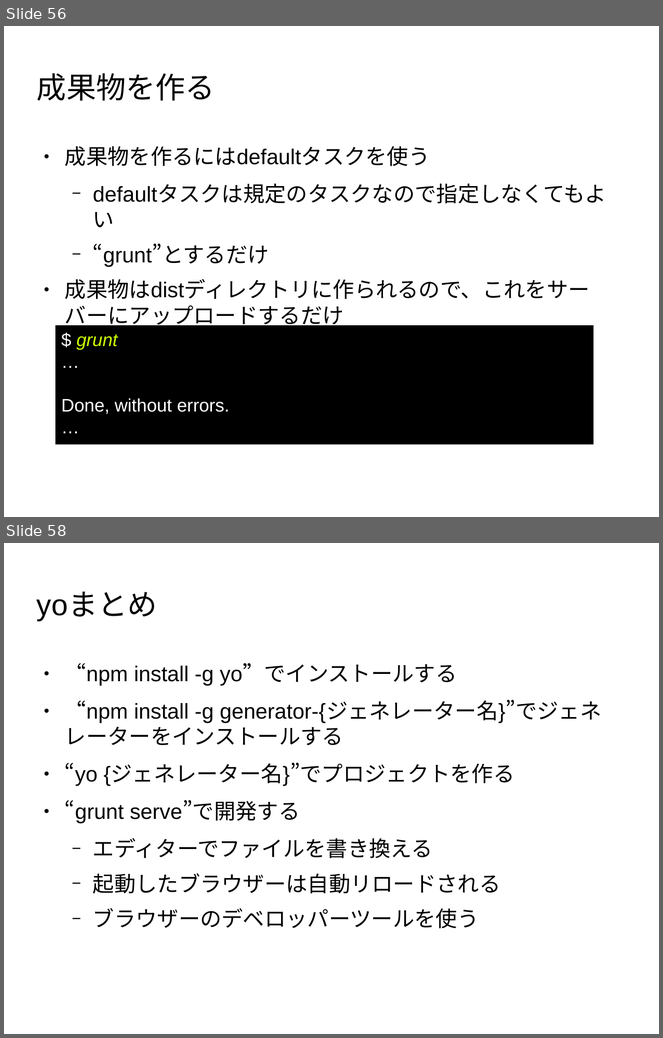
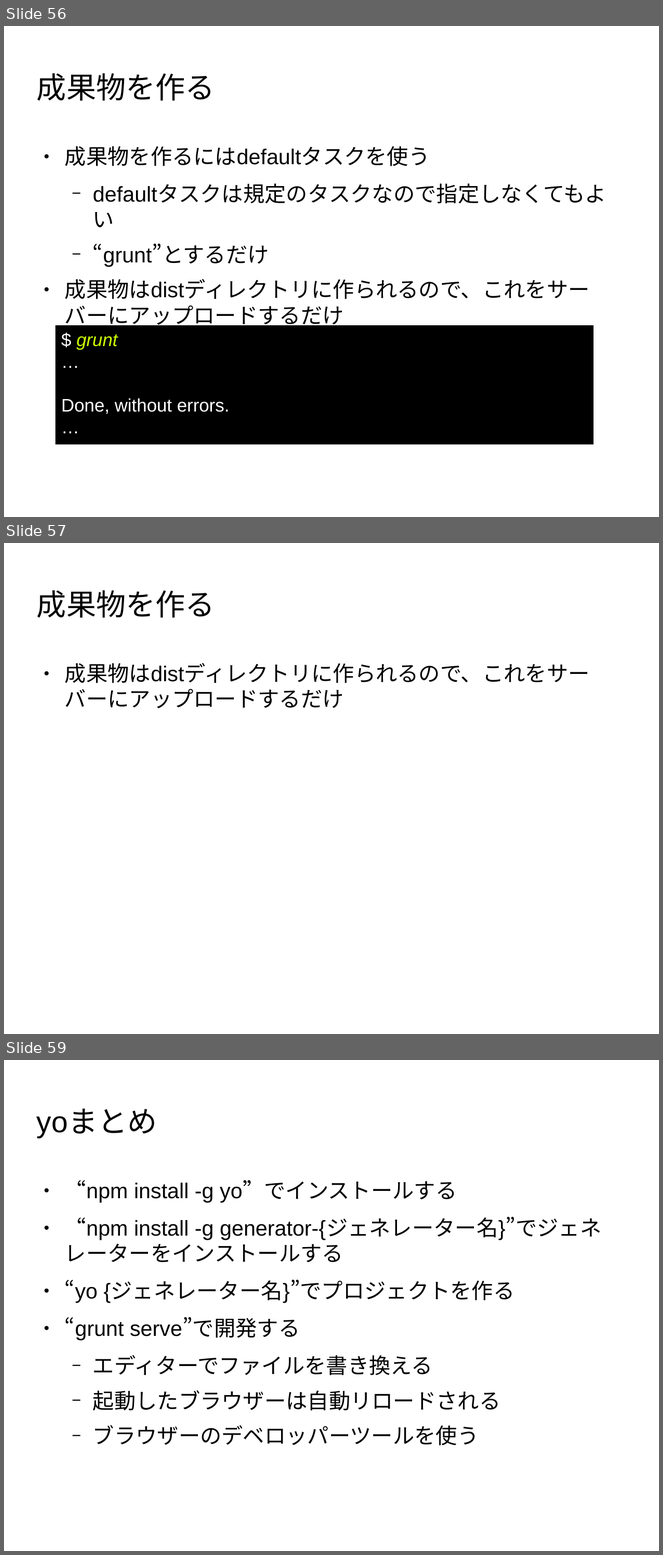
Before and after one commit to masakura/yeoman-presentation, a slide deck: yeoman-presentation.odp. Shown one above the other, each under a label of ours: slides 56 and 58 before the commit, slides 56, 57 and 59 after it; the slides between them are not shown. The pictures are 663x1038 and 663x1555 pixels, drawn with LibreOffice and Linux fonts; fonts in the diff are those of the drawing; background and template pictures are left out. Boxes give left, top, right and bottom in pixels: in the first picture for what was removed or moved away, otherwise in the second. Text is boxed around its words. In the diff, an @@ line names an element or a change of style, - is before the commit and + after.

```diff
--- a/yeoman-presentation.odp
+++ b/yeoman-presentation.odp
@@ slide 57 added at box(4, 543, 659, 1034), background picture (left out) @@
@@ title added at box(37, 590, 215, 618), 36 pt, text #000000 @@
+成果物を作る
@@ text added at box(65, 663, 590, 708), 26 pt, text #000000 @@
+● 成果物はdistディレクトリに作られるので、これをサーバーにアップロードするだけ
@@ what was slide 58 is now slide 59 @@
```
Also in this commit, not shown: 10 slides changed, 1 other slide added, 1 slide removed.
